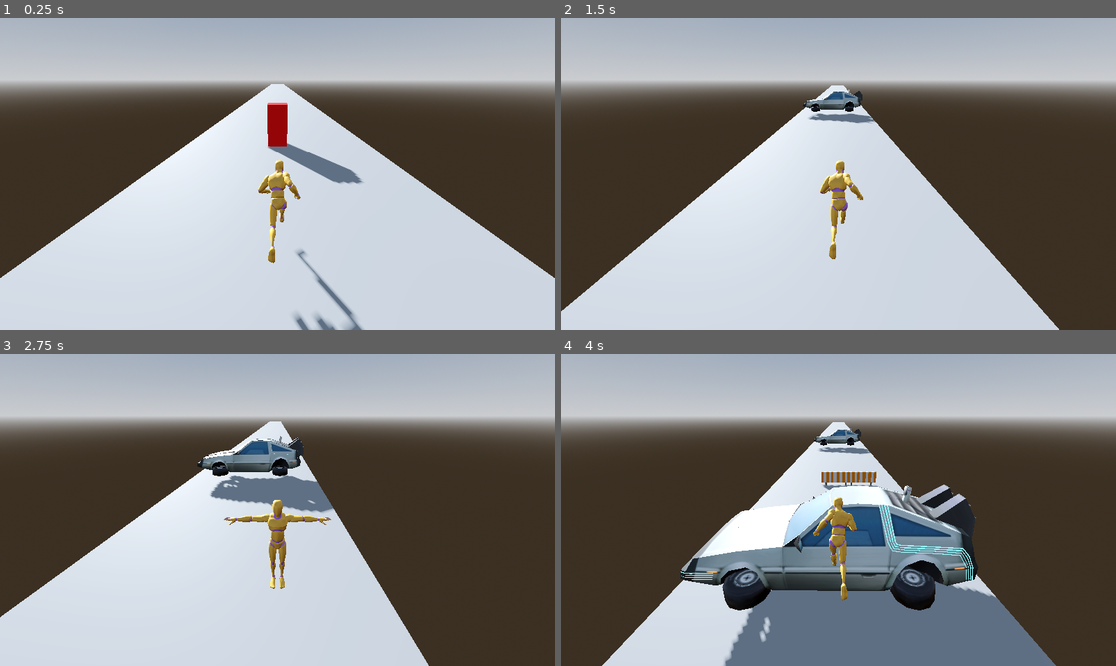
Above: before the commit, frames 1-4 (two rows, left to right).
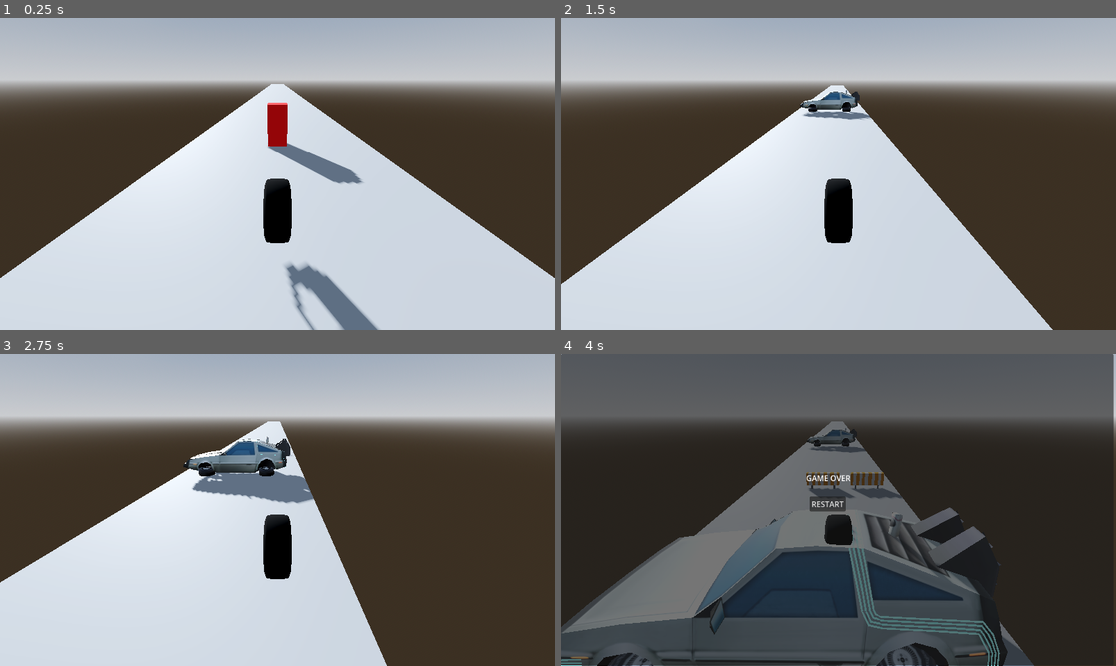
Above: after the commit, the same moments.

Repository: CursorUnited/huss_huss
Game: Godot game, scene res://game_manager.tscn
The game is run twice, just before and just after one commit, with the same random seed, the same clock (stepped at 60 frames per second) and the same inputs.
Inputs:
- Up to frame 1 (0.25 s): no input
- Up to frame 2 (1.5 s): tap Enter (ui_accept) at 0.5, 0.77, 0.8, 1.07, 1.35 s; hold Right (ui_right) 0.53-1.28 s; hold Shift 0.53-1.28 s; hold Left (ui_left) from 1.28 s (still down)
- Up to frame 3 (2.75 s): tap Enter (ui_accept) at 1.52, 1.82, 2.3 s; tap Shift at 1.55 s; release Left (ui_left) at 2.03 s; hold Right (ui_right) from 2.03 s (still down); hold Shift from 2.03 s (still down)
- Up to frame 4 (4 s): release Shift at 2.78 s; tap Shift at 2.85 s; tap Enter (ui_accept) at 3.02, 3.32, 3.6, 3.77 s; release Right (ui_right) at 3.53 s; hold Left (ui_left) from 3.53 s (still down)

The runs differ from the first frame. In frame 1, 2.9% of the frame differs, in the area x 46-69%, y 45-100%; in frame 2, 4.4%; in frame 3, 9.1%; in frame 4, 67%, in the area x 0-100%, y 0-100%.

Commit message:
switched to tyre and fixed duck

Diff:
--- /dev/null
+++ b/death_screen.gd
@@ -0,0 +1,7 @@
+extends CanvasLayer
+
+func _ready():
+	$Background/Restart_button.pressed.connect(_on_restart_pressed)
+
+func _on_restart_pressed():
+	get_tree().reload_current_scene()
--- /dev/null
+++ b/death_screen.tscn
@@ -0,0 +1,29 @@
+[gd_scene load_steps=3 format=3 uid="uid://c8hr2ln0v0lfw"]
+
+[ext_resource type="Script" uid="uid://dvtn0f26sa6ne" path="res://death_screen.gd" id="1_if853"]
+
+[sub_resource type="Theme" id="Theme_7hb72"]
+
+[node name="CanvasLayer" type="CanvasLayer"]
+script = ExtResource("1_if853")
+
+[node name="Background" type="Panel" parent="."]
+offset_right = 1147.0
+offset_bottom = 647.0
+theme = SubResource("Theme_7hb72")
+
+[node name="Label" type="Label" parent="Background"]
+layout_mode = 0
+offset_left = 509.0
+offset_top = 246.0
+offset_right = 601.0
+offset_bottom = 269.0
+text = "GAME OVER"
+
+[node name="Restart_button" type="Button" parent="Background"]
+layout_mode = 0
+offset_left = 516.0
+offset_top = 296.0
+offset_right = 591.0
+offset_bottom = 327.0
+text = "RESTART"
--- a/duck_obstacle.tscn
+++ b/duck_obstacle.tscn
@@ -6,13 +6,13 @@
 [sub_resource type="BoxShape3D" id="BoxShape3D_5c5ls"]
 size = Vector3(0.0897522, 0.13619995, 0.012664795)
 
-[node name="StaticBody3D" type="StaticBody3D"]
+[node name="StaticBody3D" type="StaticBody3D" groups=["obstacle"]]
 script = ExtResource("1_0e3t8")
 CurrentObstacleType = 1
 
 [node name="CollisionShape3D" type="CollisionShape3D" parent="."]
-transform = Transform3D(131.42294, 0, 0, 0, 14.195449, 0, 0, 0, 327.2262, -0.00010511279, 2.1345232, -0.05394727)
+transform = Transform3D(131.42294, 0, 0, 0, 14.195449, 0, 0, 0, 327.2262, -0.00010511279, 1.6828616, -0.05394727)
 shape = SubResource("BoxShape3D_5c5ls")
 
 [node name="Sketchfab_Scene" parent="." instance=ExtResource("2_0e3t8")]
-transform = Transform3D(-4.371139e-08, 0, -1, 0, 1, 0, 1, 0, -4.371139e-08, 0, -26.862005, 0)
+transform = Transform3D(-4.371139e-08, 0, -1, 0, 1, 0, 1, 0, -4.371139e-08, 0, -27.163893, 0)
--- a/game_manager.gd
+++ b/game_manager.gd
@@ -7,7 +7,7 @@
 @export var MaxSpawnTime : float = 2.0
 @export var SpawnDistance : float = -20.0
 
-var lanePositions = [-2.0, 0.0, 2.0]
+var lanePositions = [-3.0, 0.0, 3.0]
 
 
 func _on_score_timer_timeout() -> void:
--- a/game_manager.tscn
+++ b/game_manager.tscn
@@ -4,9 +4,9 @@
 [ext_resource type="Script" uid="uid://biyjbe4rxkxnj" path="res://game_manager.gd" id="1_o2178"]
 [ext_resource type="PackedScene" uid="uid://dip10nflyk155" path="res://standard_obstacle.tscn" id="2_o2178"]
 [ext_resource type="PackedScene" uid="uid://owfbblpydxe4" path="res://jump_obstacle.tscn" id="3_vk86k"]
-[ext_resource type="PackedScene" uid="uid://bmew3a3v2cv5j" path="res://running.tscn" id="4_d5upp"]
 [ext_resource type="PackedScene" uid="uid://vvj0m50u7atr" path="res://duck_obstacle.tscn" id="4_shwjl"]
-[ext_resource type="PackedScene" uid="uid://wor33uqugn6q" path="res://someting_anim/UAL2_Standard.glb" id="7_eakoi"]
+[ext_resource type="PackedScene" uid="uid://byg0oa1eyk166" path="res://someting_anim/wheel_low-poly.glb" id="6_shwjl"]
+[ext_resource type="PackedScene" uid="uid://c8hr2ln0v0lfw" path="res://death_screen.tscn" id="7_eakoi"]
 
 [sub_resource type="ProceduralSkyMaterial" id="ProceduralSkyMaterial_imk4i"]
 sky_horizon_color = Color(0.66224277, 0.6717428, 0.6867428, 1)
@@ -21,9 +21,8 @@
 tonemap_mode = 2
 glow_enabled = true
 
-[sub_resource type="CapsuleShape3D" id="CapsuleShape3D_imk4i"]
-radius = 0.3413086
-height = 1.5463867
+[sub_resource type="BoxShape3D" id="BoxShape3D_eakoi"]
+size = Vector3(1, 0.84851074, 0.91308594)
 
 [node name="GameManager" type="Node3D"]
 script = ExtResource("1_o2178")
@@ -41,18 +40,14 @@
 script = ExtResource("1_70yv6")
 
 [node name="CollisionShape3D" type="CollisionShape3D" parent="Player"]
-transform = Transform3D(1, 0, 0, 0, 1, 0, 0, 0, 1, 0, 0.7980808, 0)
-shape = SubResource("CapsuleShape3D_imk4i")
+transform = Transform3D(0.5601789, 0, 0, 0, 1.470511, 0, 0, 0, 1.4331266, 0, 0.9094881, -0.019189246)
+shape = SubResource("BoxShape3D_eakoi")
 
 [node name="Model" type="Node3D" parent="Player"]
-transform = Transform3D(1, 0, 0, 0, 1, 0, 0, 0, 1, 0, 1.1682011, 0)
+transform = Transform3D(1, 0, 0, 0, 1, 0, 0, 0, 1, 0, 1.365385, 0)
 
-[node name="UAL1_Standard" parent="Player/Model" instance=ExtResource("4_d5upp")]
-transform = Transform3D(-1, 0, -8.742278e-08, 0, 1, 0, 8.742278e-08, 0, -1, 0, -1.0895107, 0)
-
-[node name="UAL2_Standard" parent="Player/Model" instance=ExtResource("7_eakoi")]
-transform = Transform3D(1, 0, 0, 0, 1, 0, 0, 0, 1, 0, -1.1682011, 0)
-visible = false
+[node name="Sketchfab_Scene" parent="Player/Model" instance=ExtResource("6_shwjl")]
+transform = Transform3D(0.6, 0, 0, 0, 0.6, 0, 0, 0, 0.6, 0, -0.4766035, 0)
 
 [node name="Camera3D" type="Camera3D" parent="Player"]
 transform = Transform3D(1, 0, 0, 0, 0.90746975, 0.42011744, 0, -0.42011744, 0.90746975, 0, 3.1388855, 3.2295756)
@@ -77,5 +72,8 @@
 [node name="ScoreTimer" type="Timer" parent="."]
 autostart = true
 
+[node name="DeathScreen" parent="." instance=ExtResource("7_eakoi")]
+visible = false
+
 [connection signal="timeout" from="SpawnTimer" to="." method="_on_spawn_timer_timeout"]
 [connection signal="timeout" from="ScoreTimer" to="." method="_on_score_timer_timeout"]
--- a/jump_obstacle.tscn
+++ b/jump_obstacle.tscn
@@ -6,7 +6,7 @@
 [sub_resource type="BoxShape3D" id="BoxShape3D_5c5ls"]
 size = Vector3(0.0897522, 0.2479248, 0.017578125)
 
-[node name="StaticBody3D" type="StaticBody3D"]
+[node name="StaticBody3D" type="StaticBody3D" groups=["obstacle"]]
 script = ExtResource("3_765qu")
 CurrentObstacleType = 2
 
--- a/player.gd
+++ b/player.gd
@@ -3,46 +3,61 @@
 @export var Speed   = 5.0
 @export var Jump_velocity = 6.0
 @export var LaneChangeSpeed = 5.0
+@export var TireSpinSpeed = 15.0
 
 enum Lane {LEFT = -1, CENTER = 0, RIGHT = 1}
 enum State {RUNNING, JUMPING, SLIDING, DEAD}
 
 var targetLane : int = Lane.CENTER
 var currentLane : int = Lane.CENTER
-@export var LaneWidth = 2.0
+@export var LaneWidth = 3.0
 var isSliding : bool = false
+var slideTween : Tween
 
 func _physics_process(delta: float) -> void:
 	if not is_on_floor():
 		velocity += get_gravity()* delta
 
-	if Input.is_key_pressed(KEY_SHIFT):
-		if not isSliding:
-			isSliding = true
-			$Model/UAL1_Standard.hide()
-			$Model/UAL2_Standard.show()
-			$Model/UAL2_Standard/AnimationPlayer.play("Slide_Loop")
-			$CollisionShape3D.scale.y = 0.5
-	else:
-		if isSliding:
-			isSliding = false
-			$Model/UAL2_Standard.hide()
-			$Model/UAL1_Standard.show()
-			$CollisionShape3D.scale.y = 1.0
-
+	# Jumping
 	if Input.is_action_just_pressed("ui_accept") and is_on_floor() and not isSliding:
 		velocity.y = Jump_velocity
-		$Model/UAL1_Standard/AnimationPlayer.play("Jump")
-	elif not isSliding:
-		$Model/UAL1_Standard/AnimationPlayer.play("Sprint")
 
+	# Sliding
+	if Input.is_key_pressed(KEY_SHIFT) and is_on_floor() and not isSliding:
+		isSliding = true
+		$CollisionShape3D.scale.y = 0.5
 
-	var targetX = targetLane *LaneWidth
-	position.x = lerp(position.x, targetX, LaneChangeSpeed*delta)
+		if slideTween:
+			slideTween.kill()
+
+		slideTween = create_tween()
+		slideTween.set_trans(Tween.TRANS_QUAD)
+		slideTween.set_ease(Tween.EASE_OUT)
+		slideTween.tween_property($Model, "scale:y", 0.2, 0.2)
+		slideTween.parallel().tween_property($CollisionShape3D, "scale:y", 0.2, 0.4)
+		slideTween.tween_interval(0.5)
+		slideTween.tween_property($Model, "scale:y", 1.0, 0.2)
+		slideTween.parallel().tween_property($CollisionShape3D, "scale:y", 1.0, 0.4)
+		slideTween.tween_callback(func():
+			isSliding = false
+		)
+
+	var targetX = targetLane * LaneWidth
+	position.x = lerp(position.x, targetX, LaneChangeSpeed * delta)
 
 	if Input.is_action_just_pressed("ui_left") and targetLane > Lane.LEFT:
-		targetLane-=1
+		targetLane -= 1
 	if Input.is_action_just_pressed("ui_right") and targetLane < Lane.RIGHT:
-		targetLane+=1
+		targetLane += 1
 
 	move_and_slide()
+
+	# Check collision with obstacles
+	for i in range(get_slide_collision_count()):
+		var collision = get_slide_collision(i)
+		if collision.get_collider().is_in_group("obstacle"):
+			die()
+
+func die():
+	get_parent().get_node("DeathScreen").show()
+	set_physics_process(false)
--- a/standard_obstacle.tscn
+++ b/standard_obstacle.tscn
@@ -10,7 +10,7 @@
 [sub_resource type="BoxMesh" id="BoxMesh_smx3j"]
 material = SubResource("StandardMaterial3D_o2178")
 
-[node name="StandardObstacle" type="StaticBody3D"]
+[node name="StandardObstacle" type="StaticBody3D" groups=["obstacle"]]
 script = ExtResource("1_d7ytq")
 
 [node name="CollisionShape3D" type="CollisionShape3D" parent="."]
Not shown, added: death_screen.gd.uid
Binary file added: someting_anim/wheel_low-poly.glb
Not shown, added: someting_anim/wheel_low-poly.glb.import
